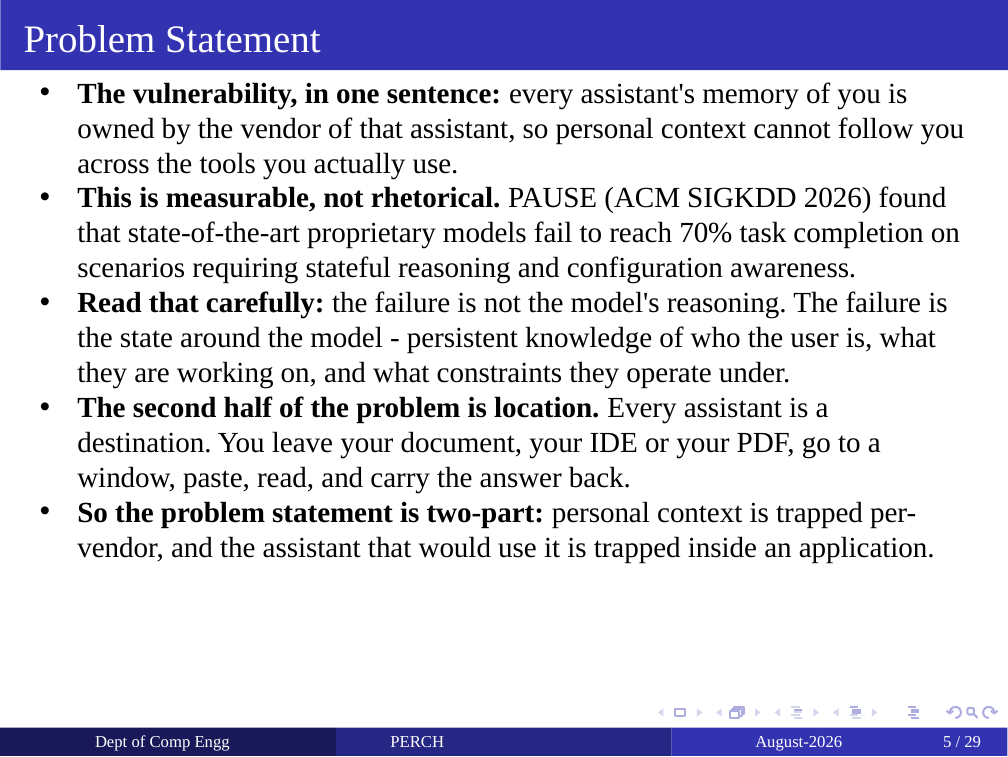
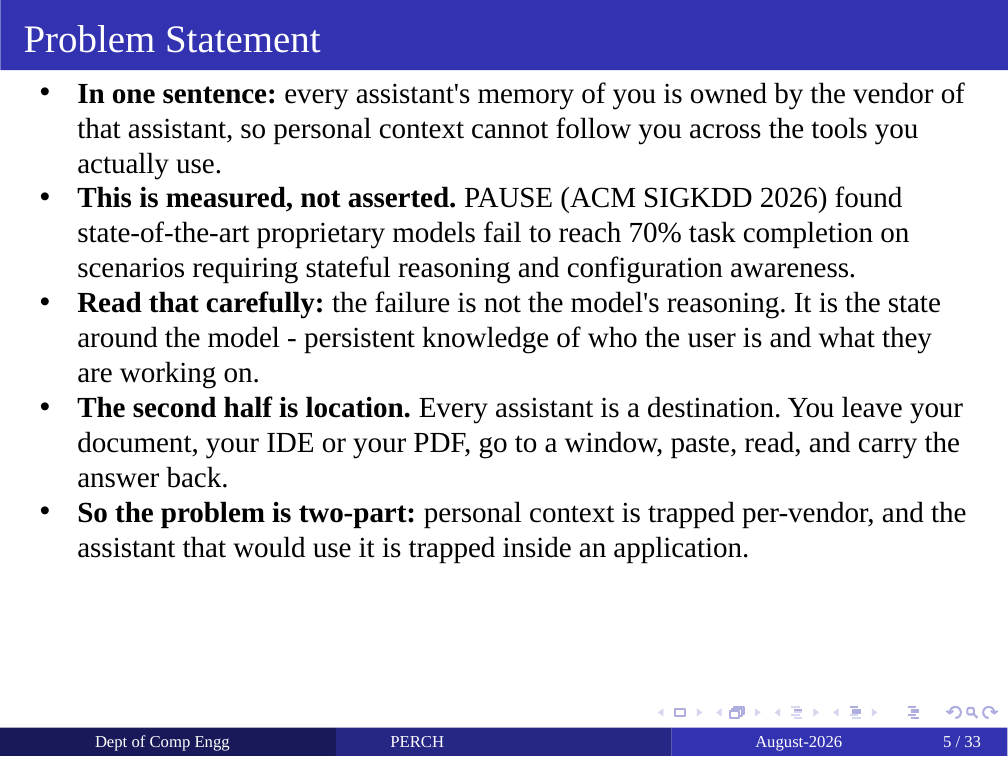
Before and after one commit to yashdoke7/perch, a slide deck: slide 5 of docs/PERCH_Project_Review.pptx. Drawn at 1008x757 pixels with LibreOffice and Linux fonts; fonts in the diff are those of the drawing. Boxes give left, top, right and bottom in pixels: in the first picture for what was removed or moved away, otherwise in the second. Text is boxed around its words. In the diff, an @@ line names an element or a change of style, - is before the commit and + after.

```diff
--- a/docs/PERCH_Project_Review.pptx
+++ b/docs/PERCH_Project_Review.pptx
@@ text at (77, 82, 966, 563): text changed @@
-  • The vulnerability, in one sentence: every assistant's memory of you is owned by the vendor of that assistant, so personal context cannot follow you across the tools you actually use.
-  • This is measurable, not rhetorical. PAUSE (ACM SIGKDD 2026) found that state-of-the-art proprietary models fail to reach 70% task completion on scenarios requiring stateful reasoning and configuration awareness.
-  • Read that carefully: the failure is not the model's reasoning. The failure is the state around the model - persistent knowledge of who the user is, what they are working on, and what constraints they operate under.
-  • The second half of the problem is location. Every assistant is a destination. You leave your document, your IDE or your PDF, go to a window, paste, read, and carry the answer back.
-  • So the problem statement is two-part: personal context is trapped per-vendor, and the assistant that would use it is trapped inside an application.
+  • In one sentence: every assistant's memory of you is owned by the vendor of that assistant, so personal context cannot follow you across the tools you actually use.
+  • This is measured, not asserted. PAUSE (ACM SIGKDD 2026) found state-of-the-art proprietary models fail to reach 70% task completion on scenarios requiring stateful reasoning and configuration awareness.
+  • Read that carefully: the failure is not the model's reasoning. It is the state around the model - persistent knowledge of who the user is and what they are working on.
+  • The second half is location. Every assistant is a destination. You leave your document, your IDE or your PDF, go to a window, paste, read, and carry the answer back.
+  • So the problem is two-part: personal context is trapped per-vendor, and the assistant that would use it is trapped inside an application.
@@ page number at (943, 736, 981, 747): text changed @@
-5 / 29
+5 / 33
```
Also in this commit, not shown: 27 other slides changed, 4 slides added, 2 other files.
